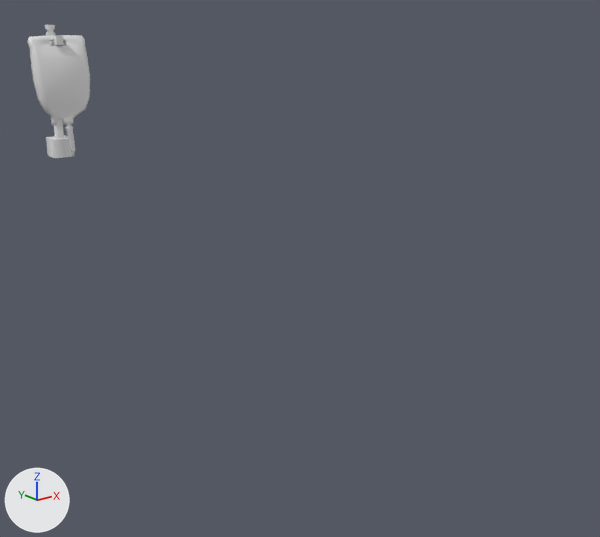
Before and after pictures for a commit that changed the FBX model GraphicResource/PlayerCharacter/Animation/908_Skill_2.fbx.
Before and after are seen from a 50 mm lens placed at (-140.1, -205.6, 162.5), pointed at (8.3, -20.1, 88.3). Lighting does not change. The marker at lower left points along +X, +Y and +Z. Mesh edges are drawn as thin lines on the coarser meshes. Where no turn or scale is listed for an object, it has been applied to the vertices.

Script lines for the objects in view, before the commit:
```python
me_mesh = bpy.data.meshes.new('Mesh')
me_mesh.from_pydata(...)  # 263 vertices, 522 faces; spans x -8.5..8.5, y -6.2..6.2, z -19.3..19.3
ob_ringer = bpy.data.objects.new('Ringer', me_mesh)
ob_ringer.location = (-38.5, 35.1, 138.6)
```
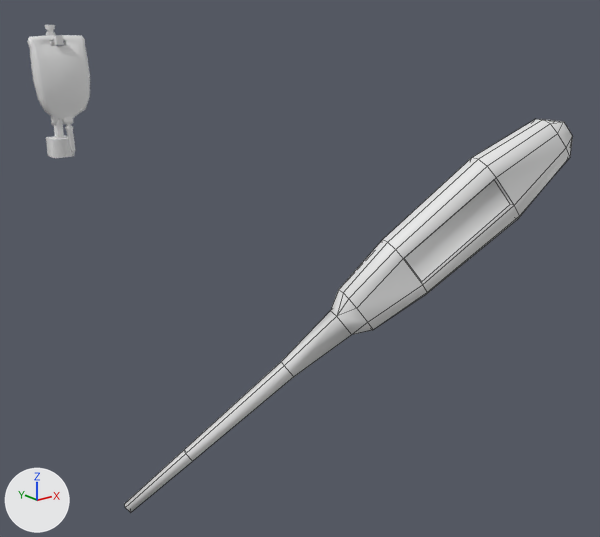
Edits to the scene script, one JSON object a line:
```json
{"op": "add", "block": "me_mesh_1", "code": ["me_mesh_1 = bpy.data.meshes.new('Mesh')", "me_mesh_1.from_pydata(...)  # 72 vertices, 78 faces; spans x -15.4..108.3, y -41.7..6.3, z -12.3..87.1"]}
{"op": "add", "block": "ob_thermometer", "code": ["ob_thermometer = bpy.data.objects.new('Thermometer', me_mesh_1)", "ob_thermometer.location = (-40.5, -30.2, 46.0)"]}
```

Changed parts and their boxes (x1, y1, x2, y2) in the pictures (600 x 537 px):
```json
{"object": "Thermometer", "change": "added", "after": [125, 119, 573, 512]}
```
